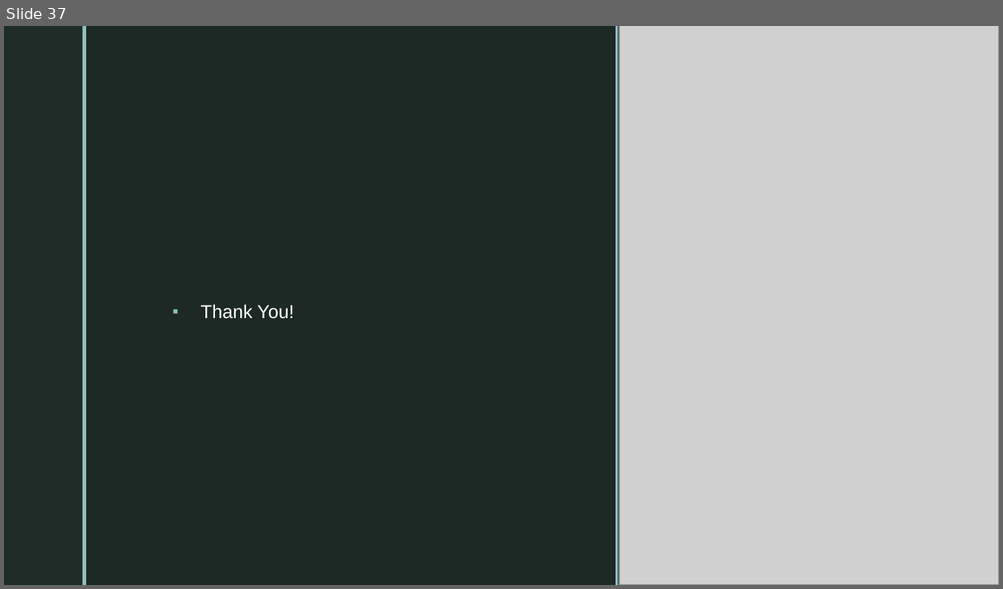
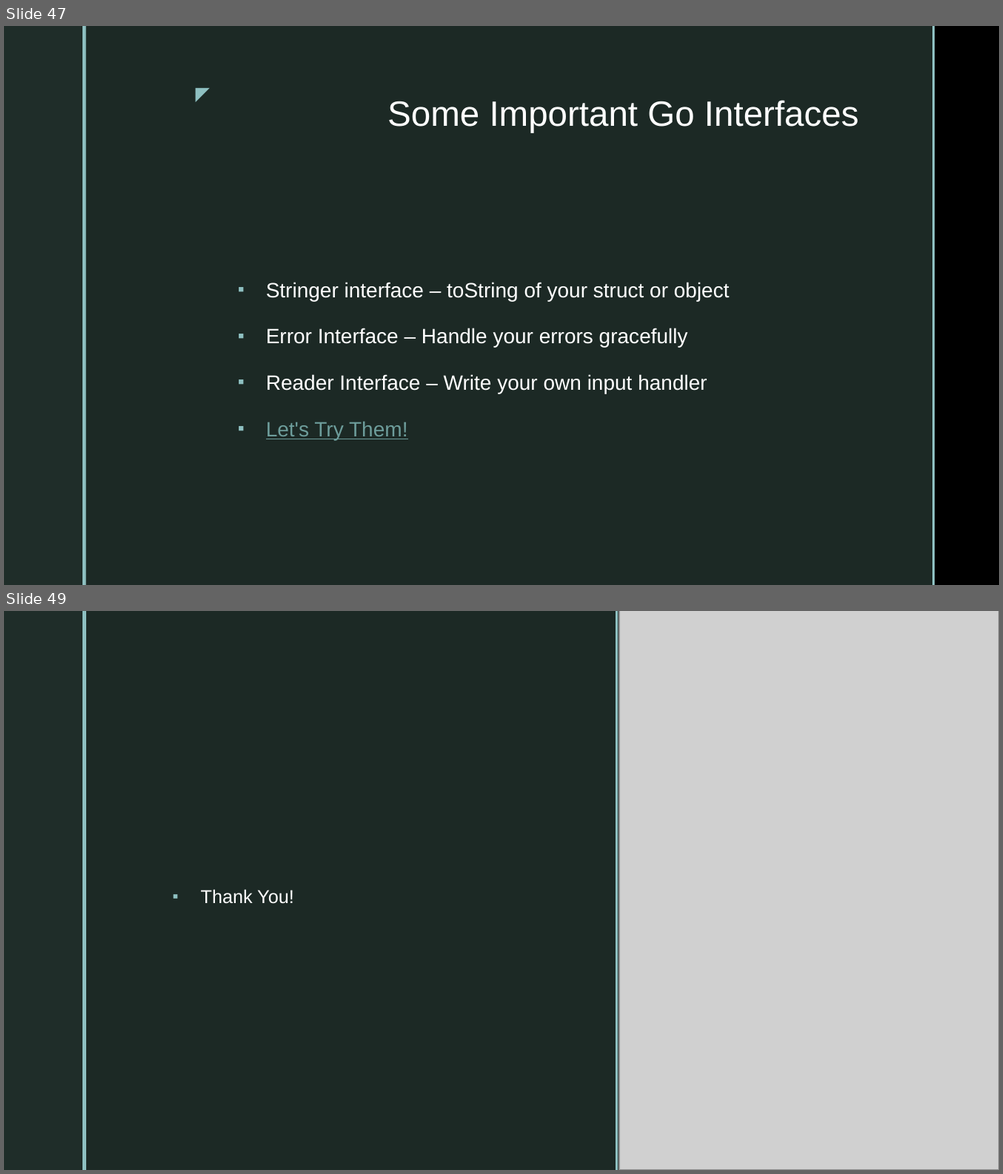
Before and after one commit to purvendra-k/goGaga, a slide deck: GoLangDataStructures.pptx. Shown one above the other, each under a label of ours: slide 37 before the commit, slides 47 and 49 after it; the slides between them are not shown. The pictures are 1003x589 and 1003x1174 pixels, drawn with LibreOffice and Linux fonts; fonts in the diff are those of the drawing; grey boxes stand for pictures; background and template pictures are left out. Boxes give left, top, right and bottom in pixels: in the first picture for what was removed or moved away, otherwise in the second. Text is boxed around its words. In the diff, an @@ line names an element or a change of style, - is before the commit and + after.

```diff
--- a/GoLangDataStructures.pptx
+++ b/GoLangDataStructures.pptx
@@ slide 47 added at bbox=[4, 26, 999, 585], background picture (left out); not listed: 2 template elements that a slide beside it also shows @@
@@ rectangle added at bbox=[4, 26, 82, 585], fill #1F2D29 @@
@@ rectangle added at bbox=[82, 26, 86, 585], fill #8EC0C1 @@
@@ text added at bbox=[183, 79, 216, 108], 18 pt, text #8EC0C1 @@
+◤
@@ title added at bbox=[387, 100, 859, 133], 34 pt, text #FFFFFF @@
+Some Important Go Interfaces
@@ text added at bbox=[266, 282, 729, 440], 20 pt, text #FFFFFF @@
+▪ Stringer interface – toString of your struct or object
+▪ Error Interface – Handle your errors gracefully
+▪ Reader Interface – Write your own input handler
+▪ Let's Try Them!
@@ what was slide 37 is now slide 49 @@
```
Also in this commit, not shown: 1 slide changed, 11 other slides added, 6 other files.
